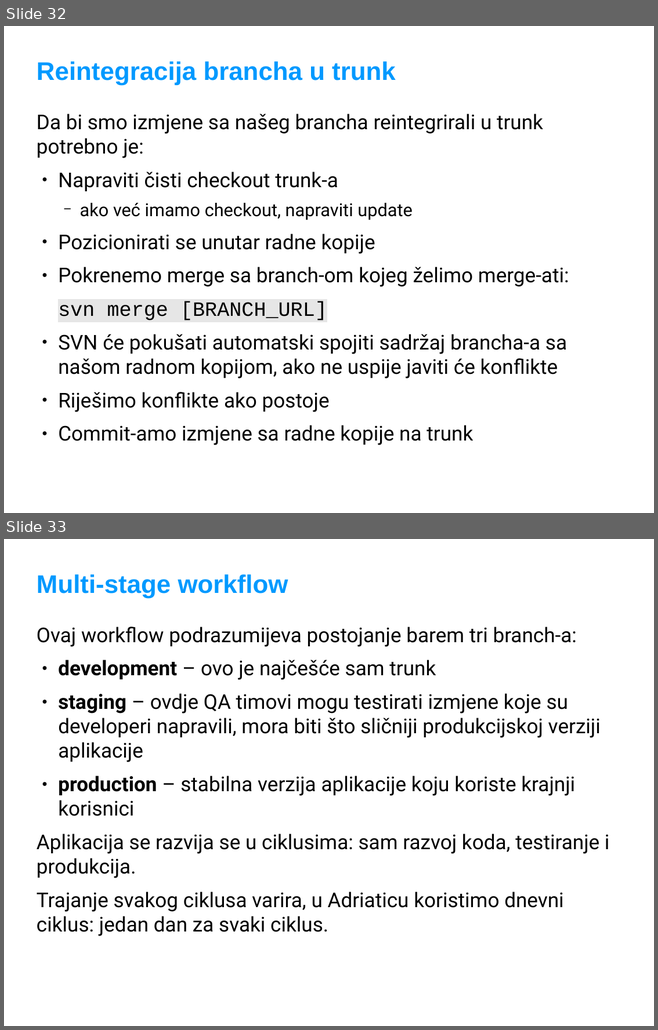
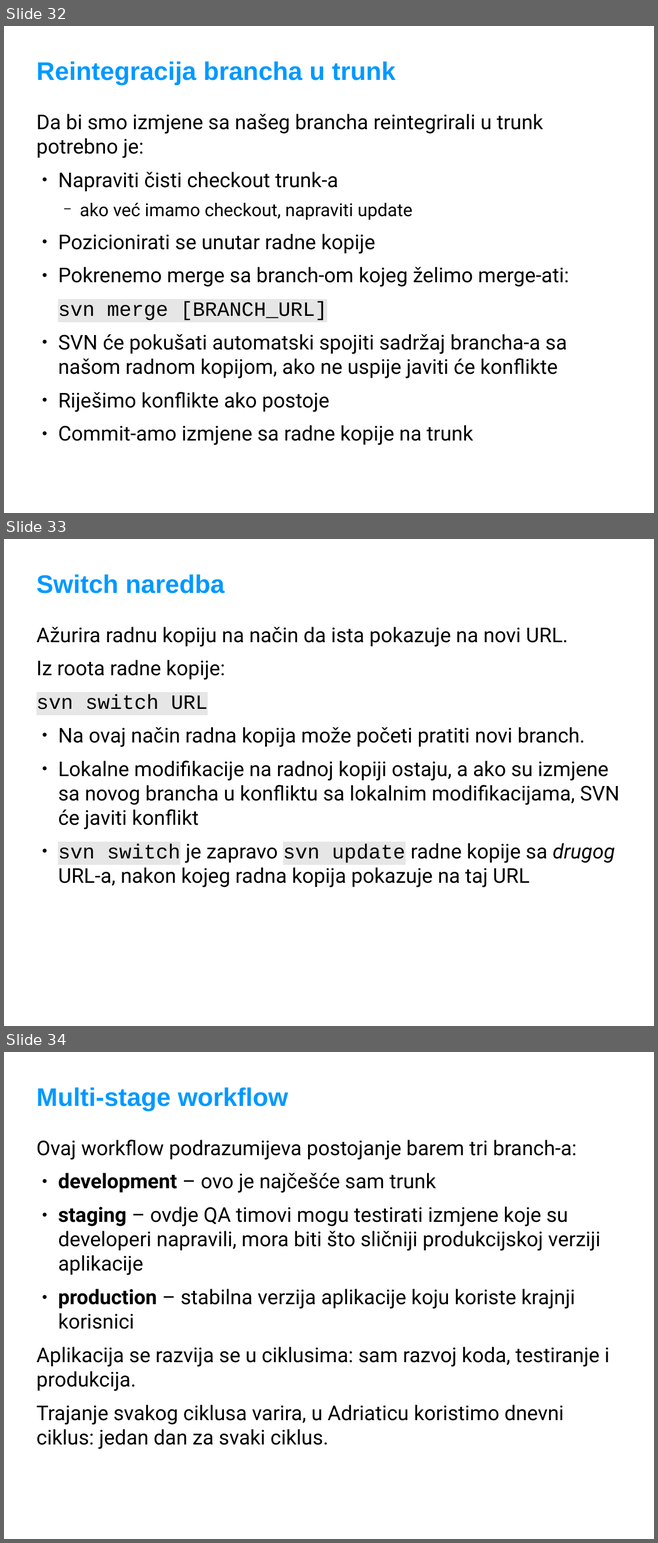
Before and after one commit to adriatichr/php-academy, a slide deck: predavanja/120 Version Control Systems & Subversion.odp. Shown one above the other, each under a label of ours: slides 32 and 33 before the commit, slides 32, 33 and 34 after it. The pictures are 658x1030 and 658x1543 pixels, drawn with LibreOffice and Linux fonts; fonts in the diff are those of the drawing; background and template pictures are left out. Boxes give left, top, right and bottom in pixels: in the first picture for what was removed or moved away, otherwise in the second. Text is boxed around its words. In the diff, an @@ line names an element or a change of style, - is before the commit and + after.

Commit message:
dopunio prezentaciju sa kratkim opisom switch naredbe, dodao još linkova na dokumentaciju

```diff
--- a/predavanja/120 Version Control Systems & Subversion.odp
+++ b/predavanja/120 Version Control Systems & Subversion.odp
@@ slide 33 added at box(4, 539, 654, 1026), background #FFFFFF @@
@@ title added at box(36, 574, 224, 594), 40 pt, text #0099FF, bold @@
+Switch naredba
@@ text added at box(36, 627, 619, 888), 32 pt, text #000000 @@
+Ažurira radnu kopiju na način da ista pokazuje na novi URL.
+Iz roota radne kopije:
+svn switch URL
+● Na ovaj način radna kopija može početi pratiti novi branch.
+● Lokalne modifikacije na radnoj kopiji ostaju, a ako su izmjene sa novog brancha u konfliktu sa lokalnim modifikacijama, SVN će javiti konflikt
+● svn switch je zapravo svn update radne kopije sa drugog URL-a, nakon kojeg radna kopija pokazuje na taj URL
@@ what was slide 33 is now slide 34 @@
```
Also in this commit, not shown: 1 slide changed.
